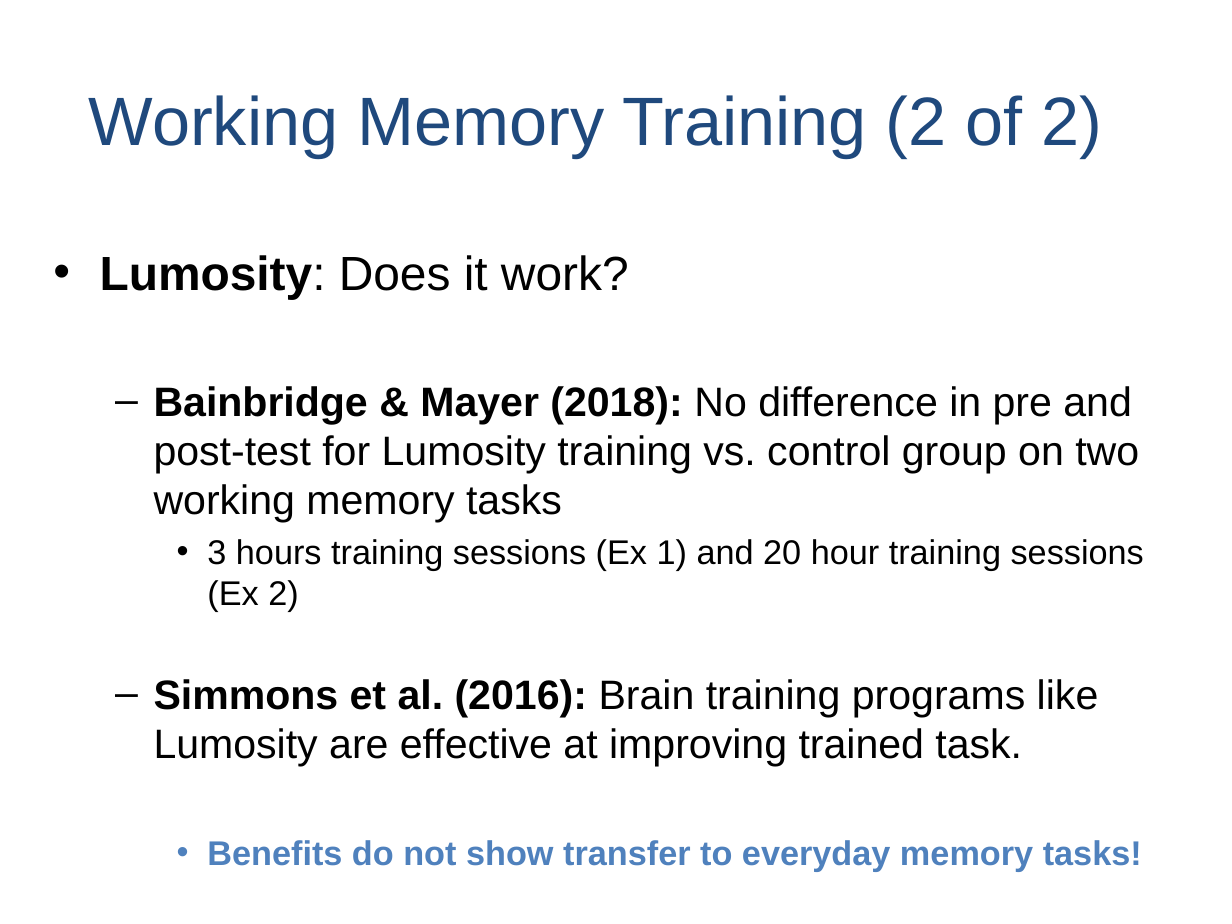
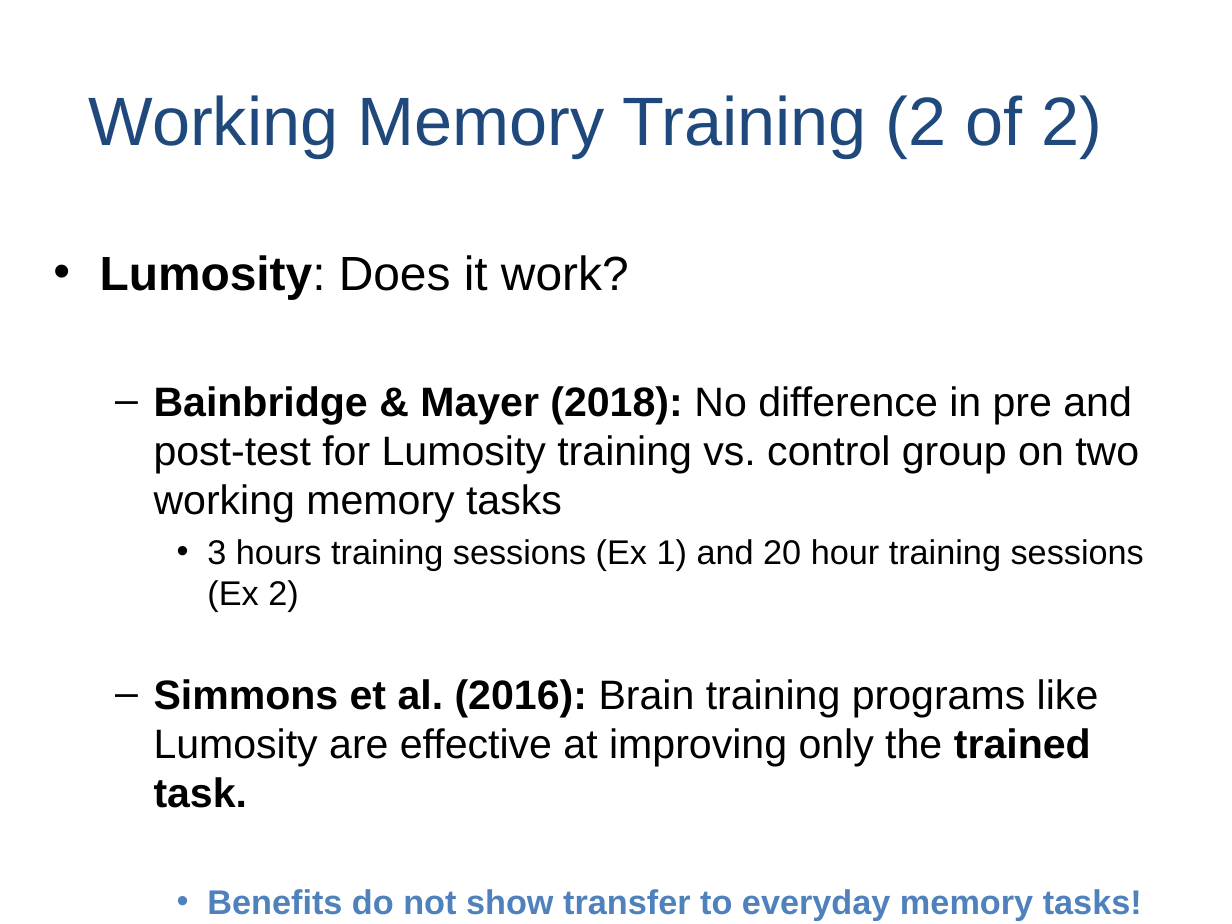
Before and after one commit to npm27/Teaching-Materials, a slide deck: slide 42 of Memory/Slides/Chapter 3.PPTX. Drawn at 1232x924 pixels with LibreOffice and Linux fonts; fonts in the diff are those of the drawing. Boxes give left, top, right and bottom in pixels: in the first picture for what was removed or moved away, otherwise in the second. Text is boxed around its words. In the diff, an @@ line names an element or a change of style, - is before the commit and + after.

```diff
--- a/Memory/Slides/Chapter 3.PPTX
+++ b/Memory/Slides/Chapter 3.PPTX
@@ text at (154, 679, 1099, 808): text changed @@
-  – Simmons et al. (2016): Brain training programs like Lumosity are effective at improving trained task.
+  – Simmons et al. (2016): Brain training programs like Lumosity are effective at improving only the trained task.
```
Also in this commit, not shown: 1 other slide changed, 16 other files.
